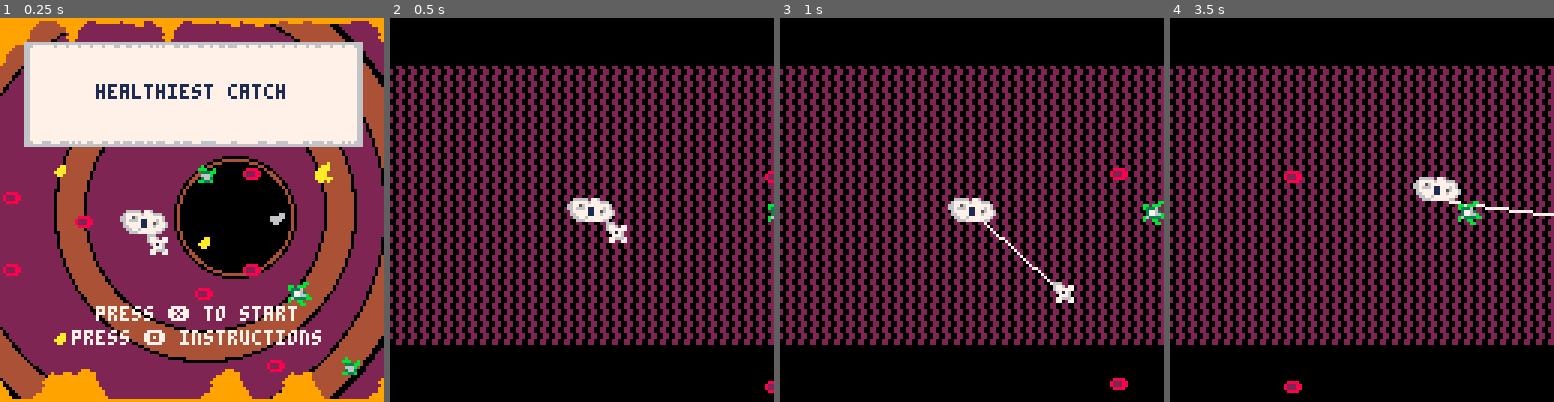
Above: before the commit, frames 1-4 (left to right).
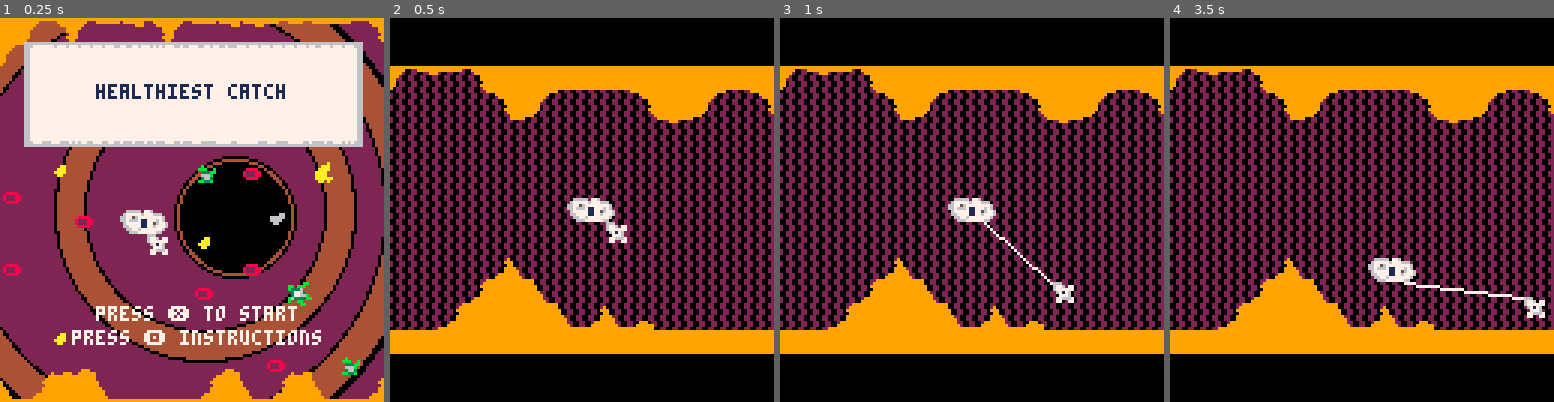
Above: after the commit, the same moments.

Repository: tyedye105/SlowJamJune2018
Game: PICO-8 cartridge amoebaFish.p8
Two runs of this game, one before a commit and one after it. Both use one fixed random seed, a clock stepped at 60 frames per second and the inputs below.
Inputs:
- Up to frame 1 (0.25 s): no input
- Up to frame 2 (0.5 s): tap X (X key) at 0.33 s
- Up to frame 3 (1 s): tap O (Z key) at 0.7 s
- Up to frame 4 (3.5 s): tap X (X key) at 1.07, 1.85, 2.97 s; hold Right 1.6-2.1 s; tap O (Z key) every 0.4 s from 1.7 to 3.3 s; hold Up 2.15-2.42 s; hold Right 2.47-3.03 s; hold Left from 3.08 s (still down)

Frame 1 is identical in both runs. In frame 2, 17% of the frame differs, in the area x 0-100%, y 12-98%; in frame 3, 18%; in frame 4, 20%.

Commit message:
set screen bounds, removed magic numbers, added randb util function

Diff:
--- a/amoebaFish.p8
+++ b/amoebaFish.p8
@@ -15,6 +15,10 @@
  critters = {}
  events = {}
  spawn_time = 70
+ screentop = 16
+ screenbase = 112
+ screenl = 0
+ screenr = 127
  spawn_timer = spawn_time
  _update = menu_update
  _draw = menu_draw
@@ -52,7 +56,7 @@
 function game_draw()
  cls()
  dbground()
- --map(0,0,0,0,16,16)
+ map(0,0,0,0,16,16)
  spr(p.s,p.x,p.y,2,1)
  spr(h.s,h.x,h.y)
  draw_cilia()
@@ -75,7 +79,7 @@
 --draw background
 function dbground()
 fillp(0b1100011001101100)
-rectfill(0,16,128,108,2)
+rectfill(screenl,screentop,screenr,screenbase-2,2)
 fillp()
 end
 -->8
@@ -121,7 +125,9 @@
    y = 60,
    dx = 0, --initial velocity
    dy = 0,
-   s = 1 --sprite number
+   s = 1, --sprite number
+   h = 8,
+   w = 16
   }
   h = { --hook
    xoff = 12, --where on the body
@@ -154,8 +160,8 @@
 
  if (hits_wall()) rebound()
 
- p.x = mid(0-current,p.dx+p.x,120)
- p.y =mid(0,p.y + p.dy, 120)
+ p.x = mid(screenl-current,p.dx+p.x,screenr-p.w)
+ p.y =mid(screentop,p.y + p.dy, screenbase - p.h)
 
  p.x -= current
  p.dx *=drg
@@ -169,21 +175,21 @@
 end
 
 function hits_wall()
- if (p.x + current + p.dx <= 0
-  or (p.x + p.dx >= 120)
-  or (p.y + p.dy <= 0)
-  or (p.y + p.dy >= 120)) then
+ if (p.x + current + p.dx <= screenl
+  or (p.x + p.dx >= screenr-p.w)
+  or (p.y + p.dy <= screentop)
+  or (p.y + p.dy >= screenbase-p.h)) then
  return true
  else return false
  end
 end
 
 function rebound()
- if ((p.x+p.dx <=0) or (p.x + p.dx+7 >= 127)) then
+ if ((p.x+p.dx <=screenl) or (p.x + p.dx+p.w >= screenr)) then
   p.dx = p.dx*bounce
  end
 
- if ((p.y+p.dy <=0) or (p.y + p.dy+7 >= 127)) then
+ if ((p.y+p.dy <=screentop) or (p.y + p.dy+p.h >= screenbase)) then
   p.dy = p.dy*bounce
  end
 end
@@ -203,11 +209,14 @@
  --spawn random baddie
  --just offscreen
  --at random height
+ --randomly selects a sprite from contiguous series
+ --dx random btwn -.01 and -.8
+
   add(critters, {
-   x = 128,
-   y = flr(rnd(120)),
-   s = flr(rnd(6))+16,
-   dx =-(flr(rnd(8))/8)-.01,
+   x = screenr + 1,
+   y = rndintb(screenbase-8,screentop),
+   s = rndintb(16,22),
+   dx = -(flr(rnd(8))/8)-.01,
    dy = 0,
    wv = rnd(1)+0.3,
    caught = false,
@@ -237,7 +246,7 @@
 
  local to_del = {}
  for c in all(critters) do
-  if c.x < -8 then add(to_del, c) end
+  if c.x < screenl - c.w then add(to_del, c) end
  end
 
  for c in all(to_del) do
@@ -251,11 +260,6 @@
 --hook functions
 function draw_cilia()
  if not h.retracted then
-  local startx = min(p.x+h.xoff,h.x)
-  local starty = min(p.y+h.yoff,h.y)
-  local endx = max(p.x+h.xoff,h.x)
-  local endy = max(p.y+h.yoff,h.y)
-
   line(p.x+h.xoff,p.y+h.yoff,h.x,h.y,7)
  end
 end
@@ -340,6 +344,20 @@
   h.x = h.getx(h.xoff)
   h.y = h.gety(h.yoff)
   h.retracted = true
+end
+-->8
+--utils
+
+--random number between a (inc)
+--and b (exc)
+function rndb(a,b)
+ return rnd(b-a) +a
+end
+
+--random integer between a (inc)
+--and b (exc)
+function rndintb(a,b)
+ return flr(rndb(a,b))
 end
 __gfx__
 00000000006666607760000006776000000000000666000076000000067760000677600000000000999999999999999999999999999999999999999900000000
